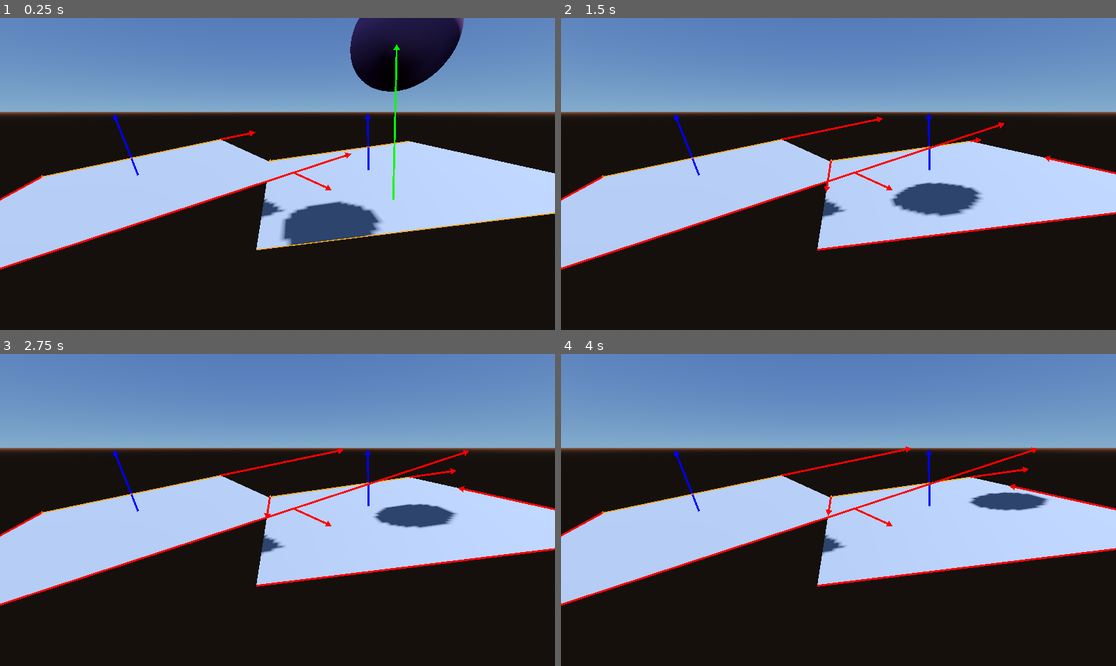
Above: before the commit, frames 1-4 (two rows, left to right).
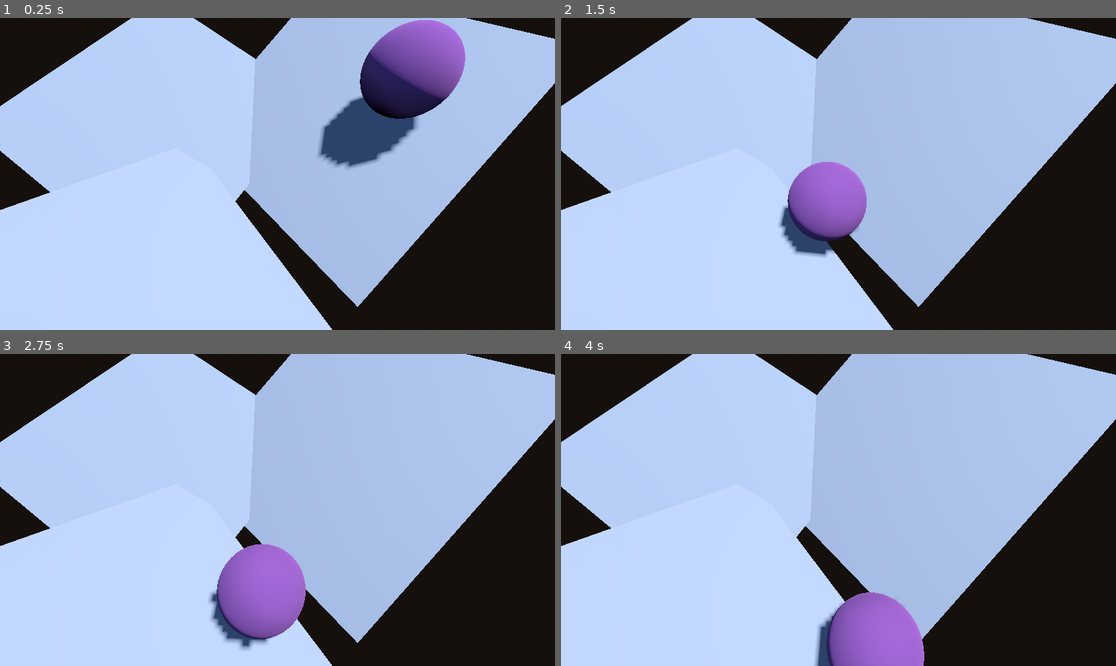
Above: after the commit, the same moments.

Repository: svdragster/Godot-Verlet-Solver
Game: Godot game, scene res://example/3d/Example3D_1.tscn
Same seed, same stepped clock (60 frames per second), same inputs: the game is played once before the commit and once after it. This scene is started directly instead of the project's main scene.
Inputs (mouse positions are in pixels of both pictures, inside the frame that each line leads up to):
- Up to frame 1 (0.25 s): no input
- Up to frame 2 (1.5 s): tap Enter (toggle_simulation) at 0.5 s; move the mouse to (960, 158) at 0.52 s; hold S (cam_back) 0.53-1.28 s; move the mouse to (727, 189) at 1.27 s; tap Shift (cam_fast) at 1.35 s
- Up to frame 3 (2.75 s): move the mouse to (333, 441) at 2.02 s; hold W (cam_forward) from 2.03 s (still down)
- Up to frame 4 (4 s): move the mouse to (810, 572) at 2.77 s; release W (cam_forward) at 2.78 s; tap A (cam_left) at 2.85 s; move the mouse to (1005, 556) at 3.52 s; hold Right mouse button (cam_move) from 3.53 s (still down)

The runs differ from the first frame. In frame 1, 70% of the frame differs, in the area x 0-100%, y 0-100%; in frame 2, 71%; in frame 3, 69%; in frame 4, 70%.

Commit message:
sphere plane collision done

Diff:
--- a/example/3d/Example3D_1.tscn
+++ b/example/3d/Example3D_1.tscn
@@ -24,22 +24,25 @@
 script = ExtResource("1_6jre3")
 
 [node name="DebugCamera3D" parent="." instance=ExtResource("5_6k03g")]
-transform = Transform3D(1, 0, 0, 0, 0.956565, 0.29152, 0, -0.29152, 0.956565, -1.75987, 3.37685, 3.78205)
+transform = Transform3D(1, 0, 0, 0, 0.528839, 0.848722, 0, -0.848722, 0.528839, -1.75987, 4.48497, 2.53139)
+rotation_edit_mode = 2
 
 [node name="VerletSolver3D" parent="." instance=ExtResource("1_ovomk")]
-gravity = Vector3(0, -1, 0)
+gravity = Vector3(0, -8, 0)
 
 [node name="VerletSphere3D2" parent="VerletSolver3D" instance=ExtResource("2_alocn")]
-transform = Transform3D(1, 0, 0, 0, 1, 0, 0, 0, 1, -1.08994, 2.83392, 1.65414)
+transform = Transform3D(1, 0, 0, 0, 1, 0, 0, 0, 1, -0.263786, 3.35342, 0.302129)
 
 [node name="VerletPlane3D" parent="VerletSolver3D" instance=ExtResource("4_3j2pk")]
-transform = Transform3D(1.97946, -0.285879, 0, 0.285879, 1.97946, 0, 0, 0, 2, 0, 2.3, 0)
-rotation_edit_mode = 2
+transform = Transform3D(1.30815, -0.682747, 1.35003, 0.821414, 1.8193, 0.124138, -1.27044, 0.473273, 1.47037, -0.861167, 2.33383, -0.145431)
 is_static = true
 
 [node name="VerletPlane3D2" parent="VerletSolver3D" instance=ExtResource("4_3j2pk")]
-transform = Transform3D(1.73376, -0.250395, 0.965067, 0.285879, 1.97946, 7.05735e-09, -0.955155, 0.137946, 1.75175, -4.23894, 2.3, 0.326569)
-rotation_edit_mode = 2
+transform = Transform3D(1.15483, 0.209091, 1.61946, 0.296938, 1.92357, -0.460104, -1.60567, 0.506111, 1.07966, -3.76371, 2.03241, -0.29974)
+is_static = true
+
+[node name="VerletPlane3D3" parent="VerletSolver3D" instance=ExtResource("4_3j2pk")]
+transform = Transform3D(-1.26587, 0.533753, 1.4535, 0.266135, 1.92448, -0.474924, -1.52536, -0.107182, -1.2891, -3.45789, 1.97222, 3.00682)
 is_static = true
 
 [node name="DirectionalLight3D" type="DirectionalLight3D" parent="."]
--- a/verlet3d/collisions/verlet_collision_solver_3d.gd
+++ b/verlet3d/collisions/verlet_collision_solver_3d.gd
@@ -87,10 +87,31 @@
 
 	var plane_local_contact_position : Vector3 = plane_contact_position - plane.position
 
-	if abs(plane_local_contact_position.x) > plane.scale.x or abs(plane_local_contact_position.z) > plane.scale.z:
+	# Invert basis rotation so we can check if the contact position is within the AABB of the plane
+	var contact_position_inverted = Vector3(plane_local_contact_position)
+	contact_position_inverted = plane.basis.inverse() * contact_position_inverted * plane.scale
+
+	var aabb = AABB()
+	var plane_scale = Vector3(plane.scale)
+	plane_scale.y = 0.2
+	aabb.position = plane.position + plane_scale
+	aabb.end = plane.position - plane_scale
+	aabb = aabb.abs()
+	var plane_basis_inverted = plane.basis.inverse()
+	#for i in range(1, 8):
+	#	for j in range(1, 8):
+	#		debug_draw.add_vector(aabb.get_endpoint(i), aabb.get_endpoint(j), 2, Color.BLUE_VIOLET, true)
+
+	#debug_draw.add_vector(plane.position, aabb.position, 4, Color.PURPLE, true)
+	#debug_draw.add_vector(plane.position, aabb.end, 4, Color.PURPLE, true)
+
+	if not aabb.has_point(plane.position + contact_position_inverted):
 		# We are outside of the planes bounds. Let's check for collisions with the edges of the plane
 
-		var edges = [
+		#debug_draw.add_vector(plane.position, plane.position + contact_position_inverted, 4, Color.PURPLE, true)
+
+		var edge_id := 0
+		var edges := [
 			[plane.position + plane.basis.x + plane.basis.z, plane.position + plane.basis.x - plane.basis.z], # positive x edge of plane
 			[plane.position - plane.basis.x - plane.basis.z, plane.position - plane.basis.x + plane.basis.z], # negative x edge of plane
 			[plane.position + plane.basis.z - plane.basis.x, plane.position + plane.basis.z + plane.basis.x], # positive z edge of plane
@@ -99,34 +120,49 @@
 		for edge in edges:
 			var edge_a : Vector3 = edge[0]
 			var edge_b : Vector3  = edge[1]
-			var edge_direction : Vector3  = (edge_b - edge_a).normalized()
+			var edge_vector : Vector3 = edge_b - edge_a
+			var edge_length : float = edge_vector.length()
+			var edge_direction : Vector3  = edge_vector / edge_length
 			var edge_to_sphere : Vector3  = sphere.position - edge_a
 
 			var edge_scale : float = edge_to_sphere.dot(edge_direction)
-			debug_draw.add_vector(edge_a, edge_a + edge_direction * edge_scale, 4, Color.RED, true)
+			#if plane.name == "VerletPlane3D2":
+			#	print(edge_id, "\tedge_scale: ", edge_scale)
+			if edge_scale > edge_length:
+				edge_scale = edge_length
+			elif edge_scale < 0.0:
+				edge_scale = 0.0
+
+			#debug_draw.add_vector(edge_a, edge_a + edge_direction * edge_scale, 4, Color.RED, true)
 
 			var edge_scaled : Vector3 = (edge_a + edge_direction * edge_scale)
 
 			var sphere_to_edge_contact : Vector3 = sphere.position - edge_scaled
 			var sphere_to_edge_contact_distance : float = sphere_to_edge_contact.length_squared()
 			var edge_contact_distance_squared : float = sphere_to_edge_contact_distance - sphere_shape.radius * sphere_shape.radius
+			#if plane.name == "VerletPlane3D2":
+			#	print(edge_id, "\tdistance: ", sqrt(abs(edge_contact_distance_squared)))
 			if edge_contact_distance_squared <= 0:
-				debug_draw.add_vector(edge_a + edge_direction * edge_scale, sphere.position, 4, Color.RED, true)
+				#debug_draw.add_vector(edge_a + edge_direction * edge_scale, sphere.position, 4, Color.RED, true)
 				sphere.position += sphere_to_edge_contact.normalized() * sqrt(abs(edge_contact_distance_squared)) * 0.02
 				sphere.friction = 0.98
+			edge_id += 1
 
 	else:
 		# We are inside of the planes bounds. Check if the sphere is close enough to the plane
+
+		#debug_draw.add_vector(plane.position, plane.position + contact_position_inverted, 4, Color.LIGHT_BLUE, true)
+
 		var contact_distance_squared : float = contact_vector.length_squared() - sphere_shape.radius * sphere_shape.radius
 		if contact_distance_squared <= 0:
 			# Collision
-			debug_draw.add_vector(plane_contact_position, sphere.position, 4, Color.RED, true)
+			#debug_draw.add_vector(plane_contact_position, sphere.position, 4, Color.RED, true)
 			sphere.position += plane_normal * sqrt(abs(contact_distance_squared)) * 0.02
 			sphere.friction = 0.98
 		else:
 			# No collision
 			pass
-			debug_draw.add_vector(plane_contact_position, sphere.position, 4, Color.GREEN, true)
+			#debug_draw.add_vector(plane_contact_position, sphere.position, 4, Color.GREEN, true)
 
 
 
--- a/verlet3d/shapes/verlet_plane_3d.gd
+++ b/verlet3d/shapes/verlet_plane_3d.gd
@@ -8,15 +8,15 @@
 	is_static = true
 
 	# Normal vector of plane
-	get_node("/root/Example3D_1/DebugCamera3D/DebugDraw").add_vector(position, position + basis.y.normalized(), 4, Color.BLUE)
+	#get_node("/root/Example3D_1/DebugCamera3D/DebugDraw").add_vector(position, position + basis.y.normalized(), 4, Color.BLUE)
 
 	# x Edges of this plane
 	#get_node("/root/Example3D_1/DebugCamera3D/DebugDraw").add_vector(position + basis.x + basis.z, position + basis.x - basis.z, 2, Color.ORANGE_RED)
 	#get_node("/root/Example3D_1/DebugCamera3D/DebugDraw").add_vector(position - basis.x - basis.z, position - basis.x + basis.z, 2, Color.ORANGE)
 
 	# z Edges of this plane
-	get_node("/root/Example3D_1/DebugCamera3D/DebugDraw").add_vector(position + basis.z - basis.x, position + basis.z + basis.x, 2, Color.ORANGE)
-	get_node("/root/Example3D_1/DebugCamera3D/DebugDraw").add_vector(position - basis.z + basis.x, position - basis.z - basis.x, 2, Color.ORANGE)
+	#get_node("/root/Example3D_1/DebugCamera3D/DebugDraw").add_vector(position + basis.z - basis.x, position + basis.z + basis.x, 2, Color.ORANGE)
+	#get_node("/root/Example3D_1/DebugCamera3D/DebugDraw").add_vector(position - basis.z + basis.x, position - basis.z - basis.x, 2, Color.ORANGE)
 
 
 func update(delta : float) -> void:
